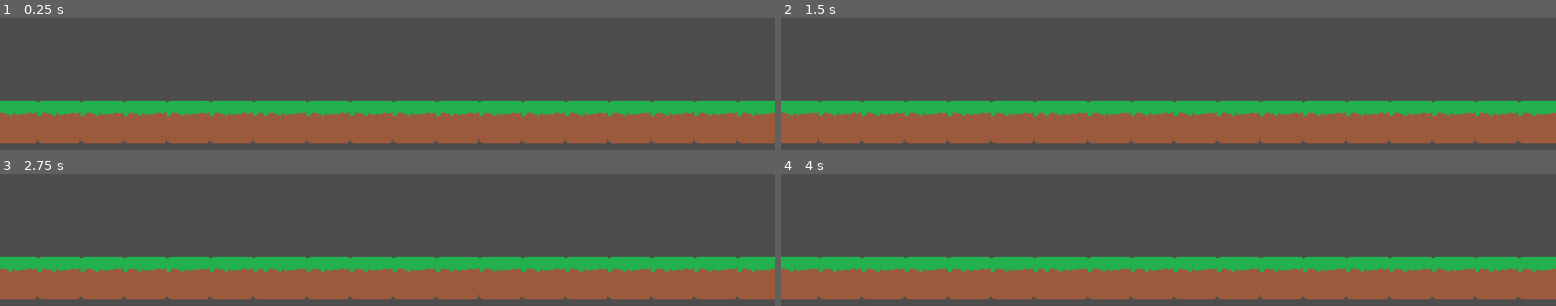
Above: before the commit, frames 1-4 (two rows, left to right).
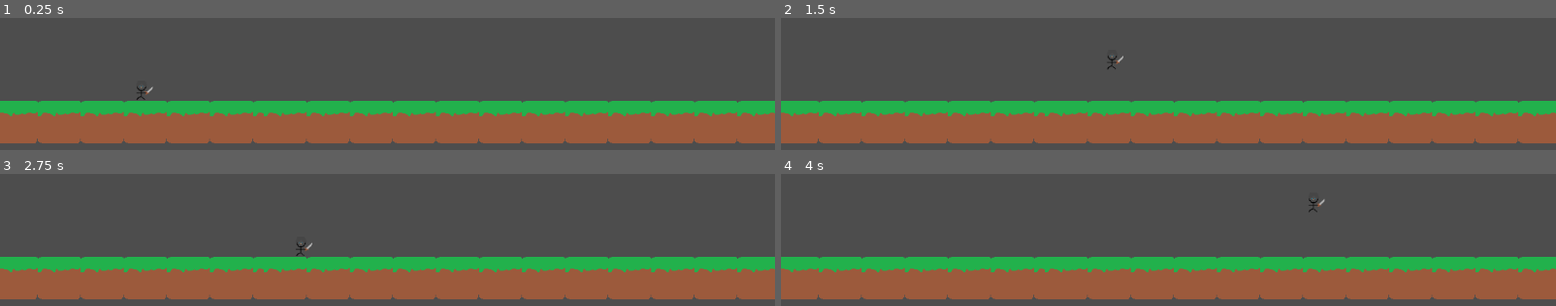
Above: after the commit, the same moments.

Repository: pbagnoud/trijam311
Game: Godot game, scene res://scene/main.tscn
Two runs of this game, one before a commit and one after it. Both use one fixed random seed, a clock stepped at 60 frames per second and the inputs below. The project has no main scene, so this scene is started directly.
Inputs:
- Up to frame 1 (0.25 s): no input
- Up to frame 2 (1.5 s): tap Enter (ui_accept) at 0.5, 0.6, 0.77, 1.07, 1.35 s; hold Right (ui_right) from 0.53 s (still down)
- Up to frame 3 (2.75 s): tap Enter (ui_accept) at 1.52, 1.82, 2, 2.1 s; release Right (ui_right) at 2.03 s; hold Left (ui_left) from 2.03 s (still down)
- Up to frame 4 (4 s): release Left (ui_left) at 2.78 s; hold Right (ui_right) from 2.78 s (still down); tap Enter (ui_accept) at 2.85, 3.02, 3.32, 3.5, 3.6, 3.77 s

The runs differ from the first frame. In frame 1, less than 0.1% of the frame differs, in the area x 17-20%, y 51-63%; in frame 2, less than 0.1%; in frame 3, less than 0.1%; in frame 4, less than 0.1%.

Commit message:
Added character with placeholder asset and movement

Diff:
--- a/trijam311/project.godot
+++ b/trijam311/project.godot
@@ -13,3 +13,21 @@
 config/name="trijam311"
 config/features=PackedStringArray("4.3", "Forward Plus")
 config/icon="res://asset/icon.svg"
+
+[input]
+
+move_right={
+"deadzone": 0.5,
+"events": [Object(InputEventKey,"resource_local_to_scene":false,"resource_name":"","device":-1,"window_id":0,"alt_pressed":false,"shift_pressed":false,"ctrl_pressed":false,"meta_pressed":false,"pressed":false,"keycode":0,"physical_keycode":4194321,"key_label":0,"unicode":0,"location":0,"echo":false,"script":null)
+]
+}
+move_left={
+"deadzone": 0.5,
+"events": [Object(InputEventKey,"resource_local_to_scene":false,"resource_name":"","device":-1,"window_id":0,"alt_pressed":false,"shift_pressed":false,"ctrl_pressed":false,"meta_pressed":false,"pressed":false,"keycode":0,"physical_keycode":4194319,"key_label":0,"unicode":0,"location":0,"echo":false,"script":null)
+]
+}
+attack={
+"deadzone": 0.5,
+"events": [Object(InputEventKey,"resource_local_to_scene":false,"resource_name":"","device":-1,"window_id":0,"alt_pressed":false,"shift_pressed":false,"ctrl_pressed":false,"meta_pressed":false,"pressed":false,"keycode":0,"physical_keycode":32,"key_label":0,"unicode":32,"location":0,"echo":false,"script":null)
+]
+}
--- /dev/null
+++ b/trijam311/scene/Character.tscn
@@ -0,0 +1,32 @@
+[gd_scene load_steps=5 format=3 uid="uid://f4pi2uknlxro"]
+
+[ext_resource type="Script" path="res://script/character.gd" id="1_cj522"]
+[ext_resource type="Texture2D" uid="uid://dofm4ix8lm75j" path="res://asset/character_placeholder.png" id="1_tgdjw"]
+
+[sub_resource type="CapsuleShape2D" id="CapsuleShape2D_dxc4h"]
+radius = 11.0
+height = 32.0
+
+[sub_resource type="SpriteFrames" id="SpriteFrames_gw5b2"]
+animations = [{
+"frames": [{
+"duration": 1.0,
+"texture": ExtResource("1_tgdjw")
+}],
+"loop": true,
+"name": &"Move",
+"speed": 5.0
+}]
+
+[node name="Character" type="CharacterBody2D"]
+script = ExtResource("1_cj522")
+
+[node name="CollisionShape2D" type="CollisionShape2D" parent="."]
+position = Vector2(0.500008, -0.5)
+shape = SubResource("CapsuleShape2D_dxc4h")
+
+[node name="AnimatedSprite2D" type="AnimatedSprite2D" parent="."]
+position = Vector2(1.5, -0.5)
+scale = Vector2(0.96875, 0.90625)
+sprite_frames = SubResource("SpriteFrames_gw5b2")
+animation = &"Move"
--- a/trijam311/scene/main.tscn
+++ b/trijam311/scene/main.tscn
@@ -1,12 +1,14 @@
-[gd_scene load_steps=5 format=4 uid="uid://nu8l30genray"]
+[gd_scene load_steps=6 format=4 uid="uid://nu8l30genray"]
 
 [ext_resource type="Script" path="res://script/main.gd" id="1_seciw"]
 [ext_resource type="Texture2D" uid="uid://bv8so10pn41s2" path="res://asset/floor_placeholder.png" id="2_lefjs"]
+[ext_resource type="PackedScene" uid="uid://f4pi2uknlxro" path="res://scene/Character.tscn" id="3_qysgs"]
 
 [sub_resource type="TileSetAtlasSource" id="TileSetAtlasSource_f0eti"]
 texture = ExtResource("2_lefjs")
 0:0/size_in_atlas = Vector2i(4, 4)
 0:0/0 = 0
+0:0/0/physics_layer_0/polygon_0/points = PackedVector2Array(-34, -31, -29, 31, 35, 32, 32, -31, -33, -32)
 
 [sub_resource type="TileSet" id="TileSet_yb823"]
 physics_layer_0/collision_layer = 1
@@ -18,3 +20,6 @@
 [node name="Environnement" type="TileMapLayer" parent="."]
 tile_map_data = PackedByteArray("AAABAB0AAQAAAAAAAAAFAB0AAQAAAAAAAAAJAB0AAQAAAAAAAAANAB0AAQAAAAAAAAARAB0AAQAAAAAAAAAVAB …(224 unchanged characters)…
 tile_set = SubResource("TileSet_yb823")
+
+[node name="Character" parent="." instance=ExtResource("3_qysgs")]
+position = Vector2(210, 423)
--- /dev/null
+++ b/trijam311/script/character.gd
@@ -0,0 +1,25 @@
+extends CharacterBody2D
+
+
+const SPEED = 300.0
+const JUMP_VELOCITY = -400.0
+
+
+func _physics_process(delta: float) -> void:
+	# Add the gravity.
+	if not is_on_floor():
+		velocity += get_gravity() * delta
+
+	# Handle jump.
+	if Input.is_action_just_pressed("ui_accept") and is_on_floor():
+		velocity.y = JUMP_VELOCITY
+
+	# Get the input direction and handle the movement/deceleration.
+	# As good practice, you should replace UI actions with custom gameplay actions.
+	var direction := Input.get_axis("ui_left", "ui_right")
+	if direction:
+		velocity.x = direction * SPEED
+	else:
+		velocity.x = move_toward(velocity.x, 0, SPEED)
+
+	move_and_slide()
--- a/trijam311/script/main.gd
+++ b/trijam311/script/main.gd
@@ -1,4 +1,5 @@
 extends Node2D
+
 
 
 # Called when the node enters the scene tree for the first time.
